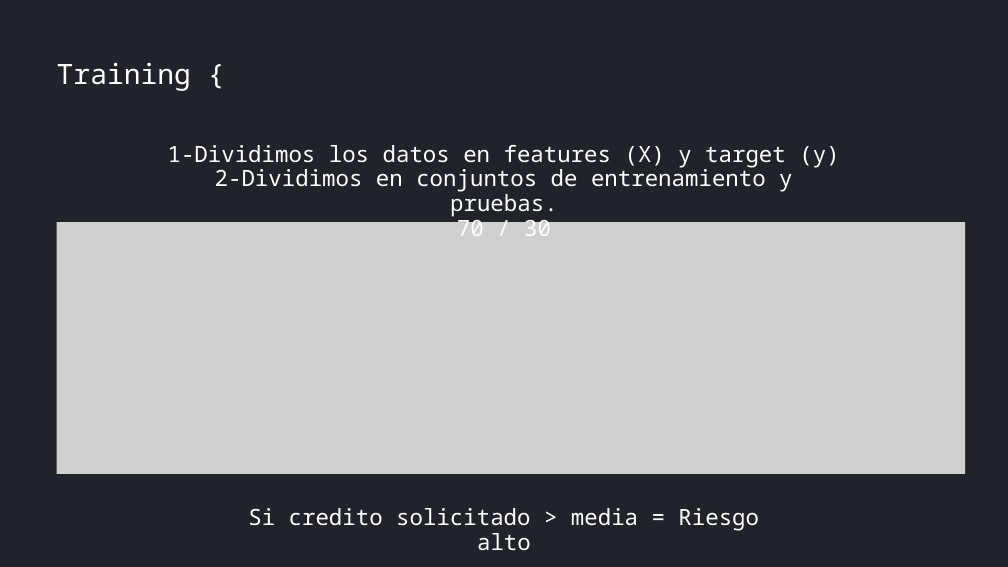
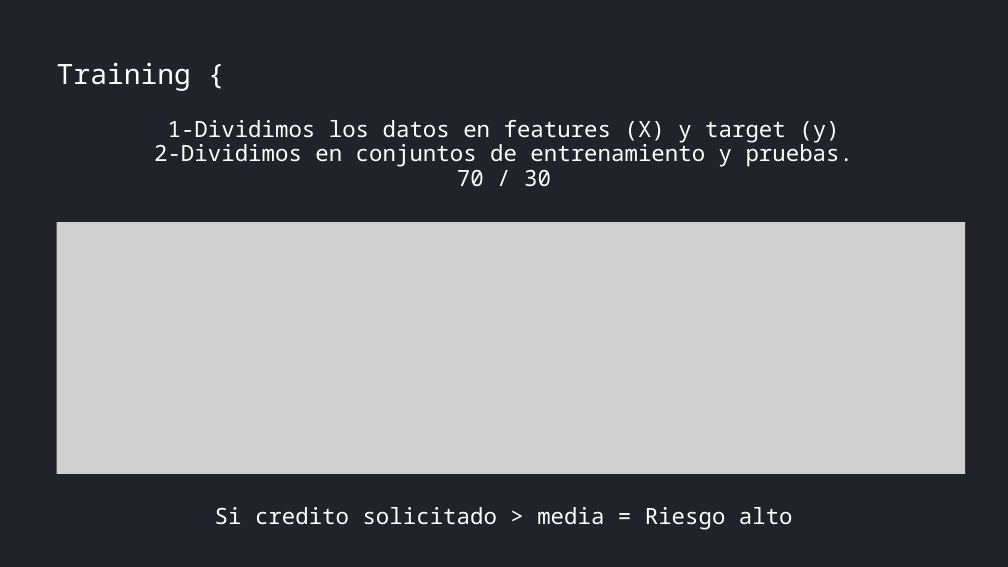
Before and after one commit to Chelqq/Credit-risk-classifier, a slide deck: slide 13 of Credit risk pptx.pptx. Drawn at 1008x567 pixels with LibreOffice and Linux fonts; fonts in the diff are those of the drawing; grey boxes stand for pictures. Boxes give left, top, right and bottom in pixels: in the first picture for what was removed or moved away, otherwise in the second. Text is boxed around its words. In the diff, an @@ line names an element or a change of style, - is before the commit and + after.

```diff
--- a/Credit risk pptx.pptx
+++ b/Credit risk pptx.pptx
@@ text "1-Dividimos los datos en features ..." rewrapped from (168,145,839,217) to (154,120,854,187) @@
@@ text "Si credito solicitado > media ..." rewrapped from (248,508,759,551) to (215,507,793,530) @@
```
Also in this commit, not shown: 2 other slides changed.
